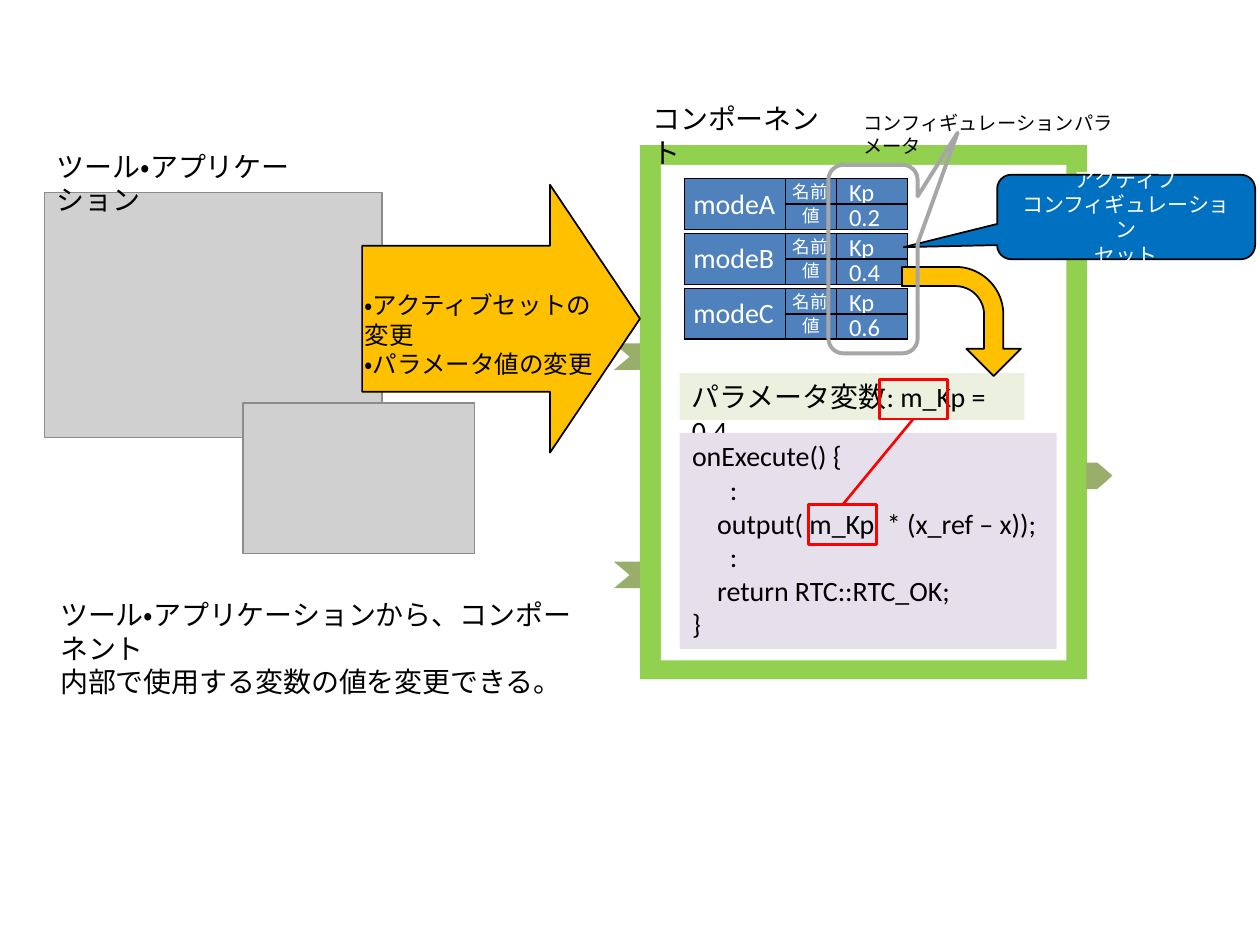
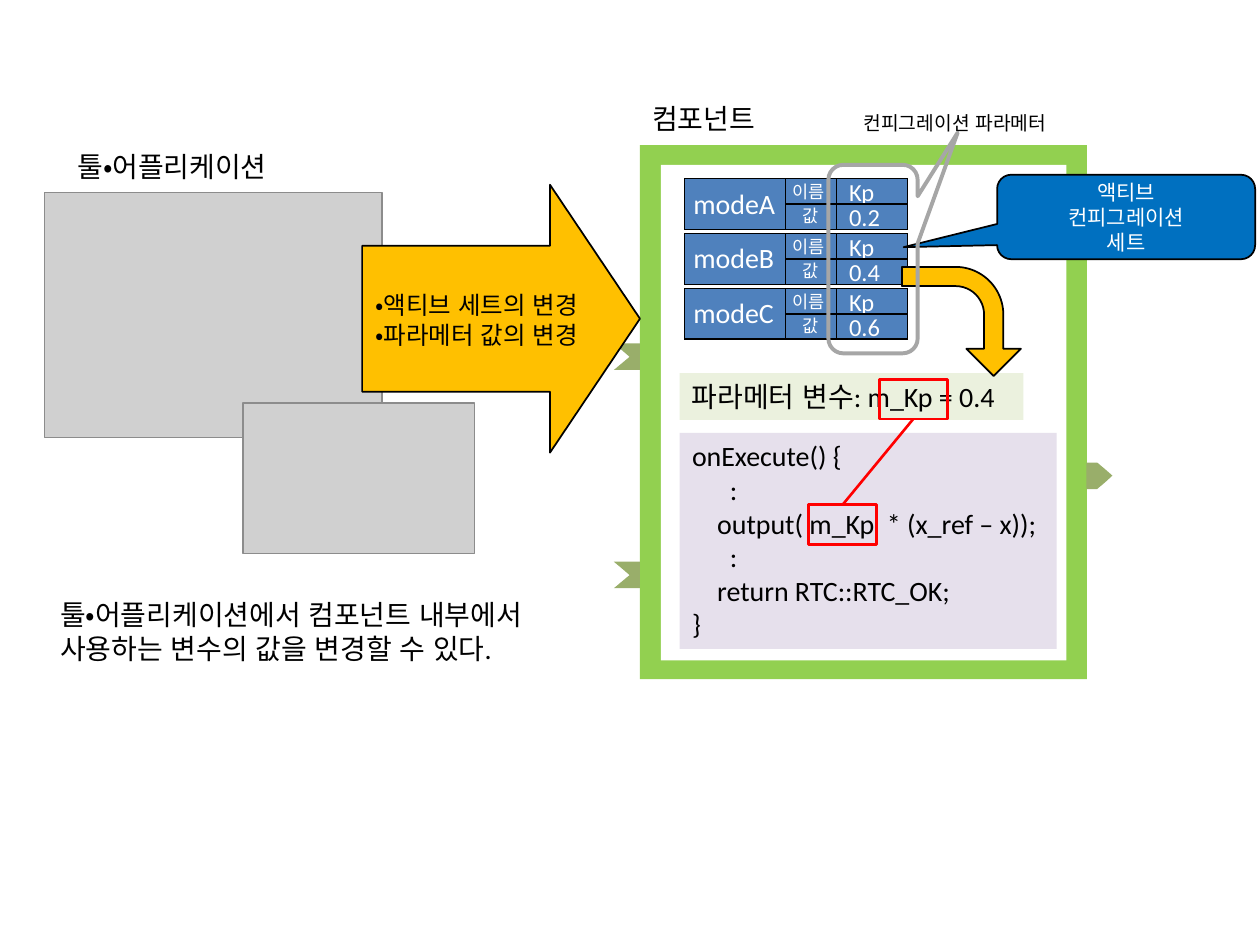
Before and after one commit to kkunita/openrtm.org, a slide deck: slide 7 of Documents/03_DevelopersGuide/01_Basic_RTC_Programming/04_Configuration/Configuration_basic.pptx. Drawn at 1260x945 pixels with LibreOffice and Linux fonts; fonts in the diff are those of the drawing; grey boxes stand for pictures. Boxes give left, top, right and bottom in pixels: in the first picture for what was removed or moved away, otherwise in the second. Text is boxed around its words. In the diff, an @@ line names an element or a change of style, - is before the commit and + after.

```diff
--- a/Documents/03_DevelopersGuide/01_Basic_RTC_Programming/04_Configuration/Configuration_basic.pptx
+++ b/Documents/03_DevelopersGuide/01_Basic_RTC_Programming/04_Configuration/Configuration_basic.pptx
@@ text at bbox=[652, 106, 755, 131]: text changed @@
-コンポーネント
+컴포넌트
@@ text at bbox=[863, 114, 1046, 136]: text changed @@
-コンフィギュレーションパラメータ
+컨피그레이션 파라메터
@@ text at bbox=[77, 154, 266, 180]: text changed @@
-ツール・アプリケーション
+툴・어플리케이션
@@ text at bbox=[793, 183, 825, 200]: text changed @@
-名前
+이름
@@ text at bbox=[802, 204, 818, 223]: text changed @@
-値
+값
@@ text in rounded speech box at bbox=[1068, 182, 1184, 252]: text changed @@
-アクティブ
-コンフィギュレーション
-セット
+액티브
+컨피그레이션
+세트
@@ text at bbox=[793, 238, 825, 255]: text changed @@
-名前
+이름
@@ text at bbox=[802, 259, 818, 278]: text changed @@
-値
+값
@@ text at bbox=[375, 293, 578, 346]: text changed @@
-・アクティブセットの変更
-・パラメータ値の変更
+・액티브 세트의 변경
+・파라메터 값의 변경
@@ text at bbox=[793, 293, 825, 310]: text changed @@
-名前
+이름
@@ text at bbox=[802, 314, 818, 333]: text changed @@
-値
+값
@@ text in rectangle at bbox=[692, 384, 994, 414]: text changed @@
-パラメータ変数: m_Kp = 0.4
+파라메터 변수: m_Kp = 0.4
@@ text at bbox=[60, 602, 522, 662]: text changed @@
-ツール・アプリケーションから、コンポーネント
-内部で使用する変数の値を変更できる。
+툴・어플리케이션에서 컴포넌트 내부에서
+사용하는 변수의 값을 변경할 수 있다.
```
Also in this commit, not shown: 1 other slide changed.
